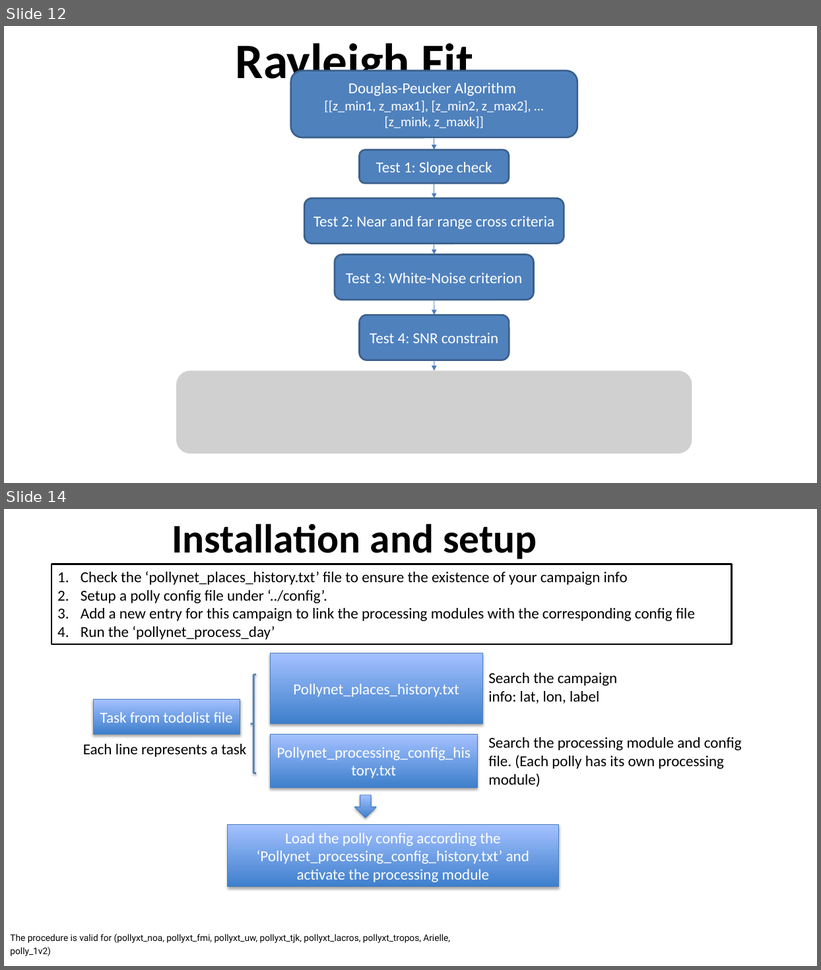
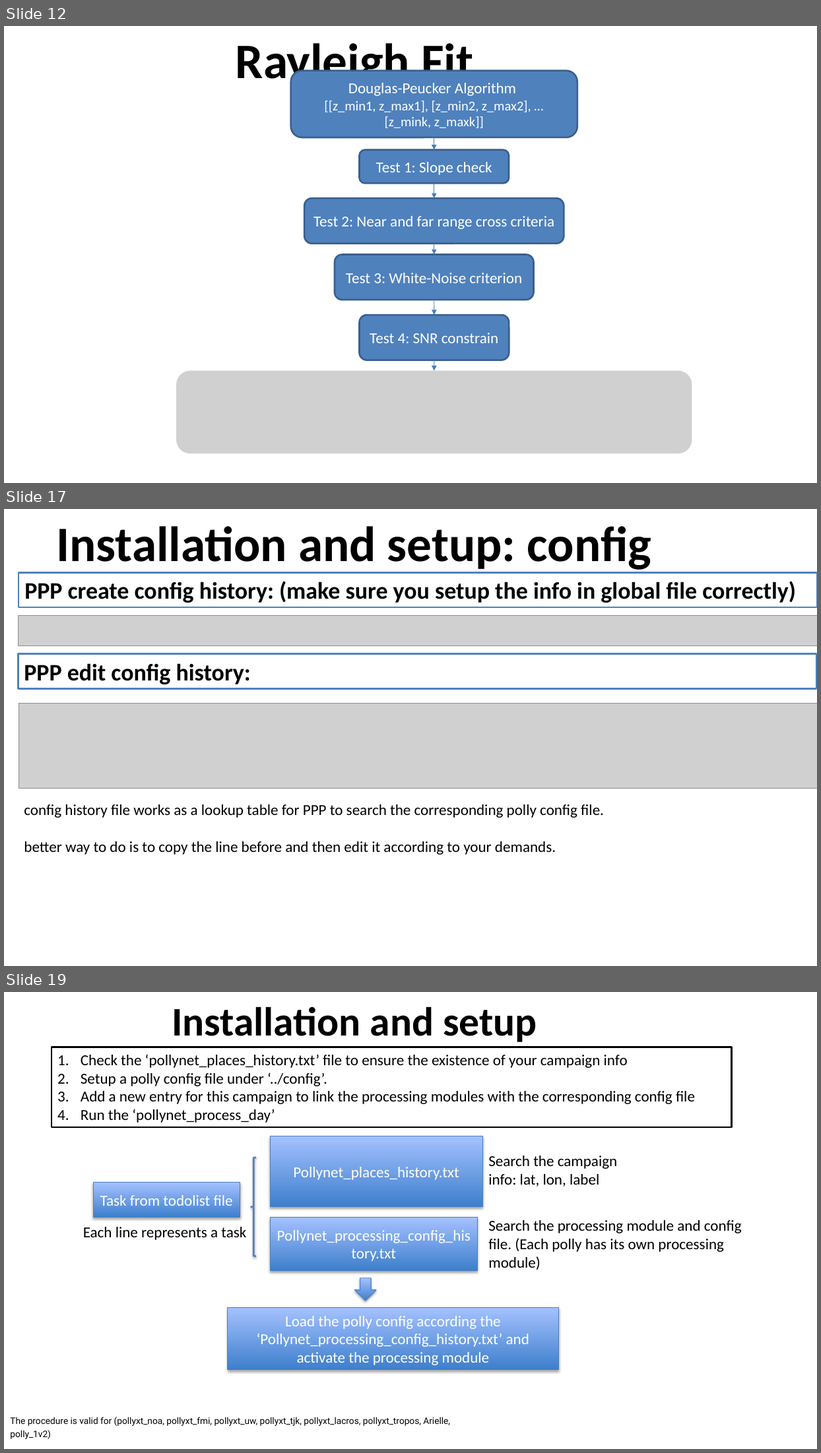
Before and after one commit to PollyNET/Pollynet_Processing_Chain, a slide deck: doc/Pollynet_Processing_Chain.pptx. Shown one above the other, each under a label of ours: slides 12 and 14 before the commit, slides 12, 17 and 19 after it; the slides between them are not shown. The pictures are 821x970 and 821x1453 pixels, drawn with LibreOffice and Linux fonts; fonts in the diff are those of the drawing; grey boxes stand for pictures; background and template pictures are left out. Boxes give left, top, right and bottom in pixels: in the first picture for what was removed or moved away, otherwise in the second. Text is boxed around its words. In the diff, an @@ line names an element or a change of style, - is before the commit and + after.

Commit message:
update the pollynet_processign_program.pptx

```diff
--- a/doc/Pollynet_Processing_Chain.pptx
+++ b/doc/Pollynet_Processing_Chain.pptx
@@ slide 17 added at (4,509,817,966), background #FFFFFF @@
@@ title added at (56,526,652,573), 58.7 pt, text #000000, bold @@
+Installation and setup: config
@@ rectangle added at (19,572,817,607), fill #FFFFFF, outline #4F81BD 2 pt, 28 pt, text #000000, bold @@
+PPP create config history: (make sure you setup the info in global file correctly)
@@ picture added at (18,616,817,646) @@
@@ rectangle added at (18,654,816,689), fill #FFFFFF, outline #4F81BD 2 pt, 28 pt, text #000000, bold @@
+PPP edit config history:
@@ picture added at (19,704,817,788) @@
@@ text added at (24,805,604,855), 18 pt, text #000000 @@
+config history file works as a lookup table for PPP to search the corresponding polly config file.
+better way to do is to copy the line before and then edit it according to your demands.
@@ what was slide 14 is now slide 19 @@
```
Also in this commit, not shown: 2 slides changed, 4 other slides added.
